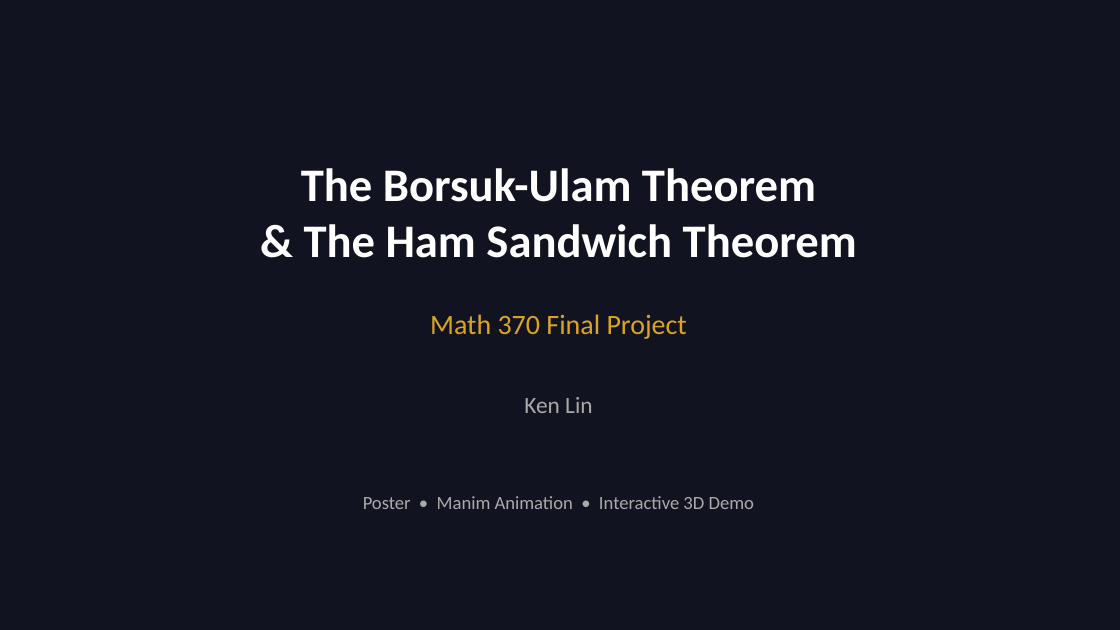
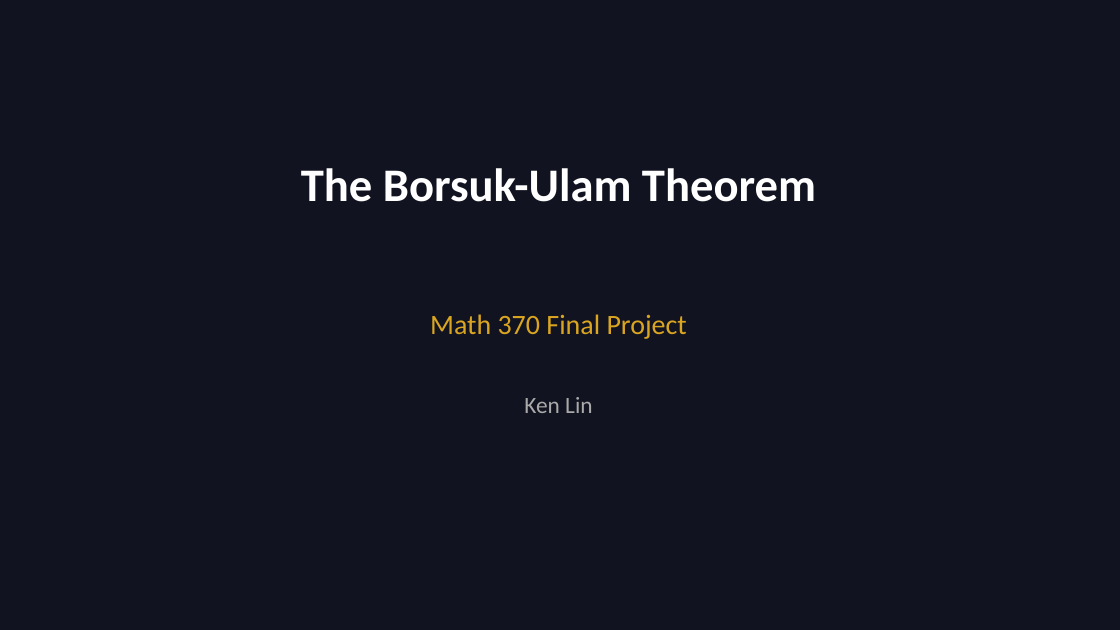
Before and after one commit to kn-0e/math-370-finals, a slide deck: slide 1 of Math370_Final_Presentation.pptx. Drawn at 1120x630 pixels with LibreOffice and Linux fonts; fonts in the diff are those of the drawing. Boxes give left, top, right and bottom in pixels: in the first picture for what was removed or moved away, otherwise in the second. Text is boxed around its words. In the diff, an @@ line names an element or a change of style, - is before the commit and + after.

```diff
--- a/Math370_Final_Presentation.pptx
+++ b/Math370_Final_Presentation.pptx
@@ text at [301,168,816,202]: text changed @@
-The Borsuk-Ulam Theorem
-& The Ham Sandwich Theorem
+The Borsuk-Ulam Theorem
@@ text removed at [363,496,754,509] @@
-Poster • Manim Animation • Interactive 3D Demo
```
Also in this commit, not shown: 1 other slide changed, 2 slides added, 1 other file.
